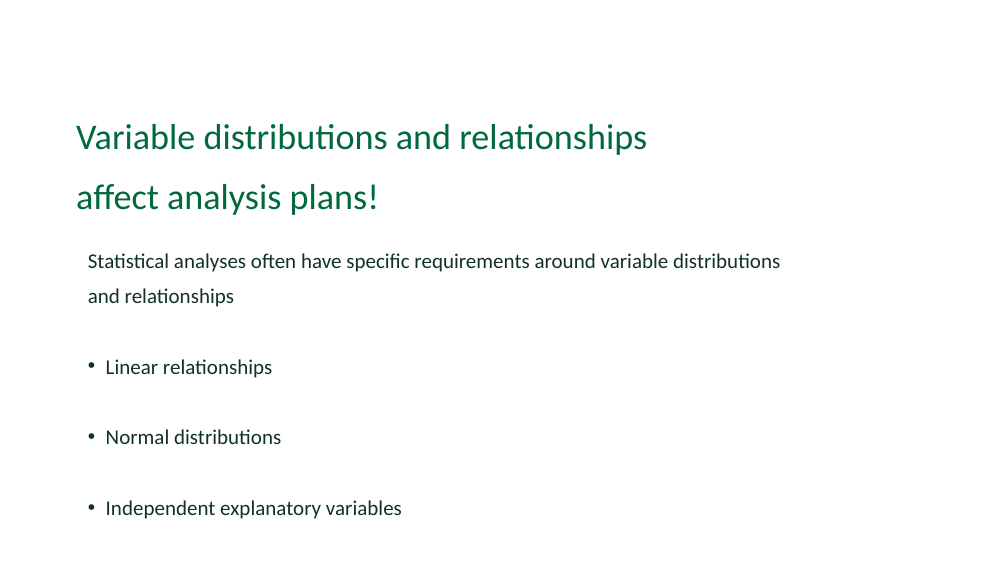
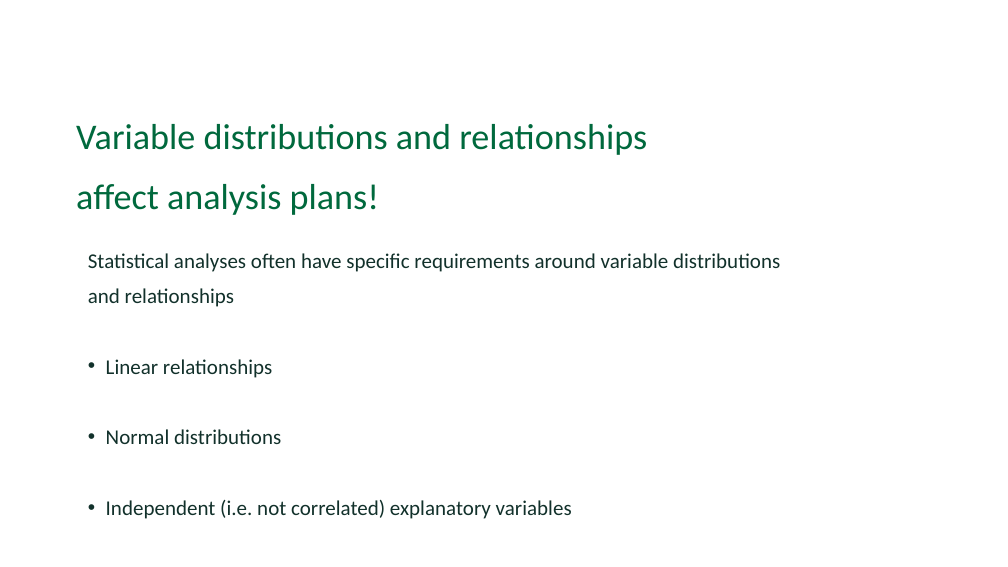
Before and after one commit to Dartmouth-Libraries/r_research-fundamentals_ws, a slide deck: slide 38 of slides/02a_Exploratory-Data-Analysis_EDA.pptx (slide 37 before the commit). Drawn at 1008x567 pixels with LibreOffice and Linux fonts; fonts in the diff are those of the drawing; background and template pictures are left out. Boxes give left, top, right and bottom in pixels: in the first picture for what was removed or moved away, otherwise in the second. Text is boxed around its words. In the diff, an @@ line names an element or a change of style, - is before the commit and + after.

```diff
--- a/slides/02a_Exploratory-Data-Analysis_EDA.pptx
+++ b/slides/02a_Exploratory-Data-Analysis_EDA.pptx
@@ text at [106, 500, 572, 519]: text changed @@
-  • Independent explanatory variables
+  • Independent (i.e. not correlated) explanatory variables
```
Also in this commit, not shown: 17 other slides changed, 3 slides added, 1 slide removed.
